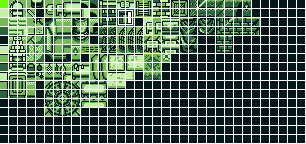
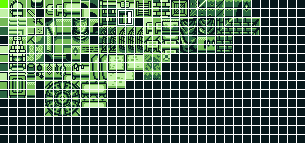
Revision of a layered 306×144 image; what changed, layer by layer:
painted on "castle.png" over bbox(198, 36, 215, 53)
